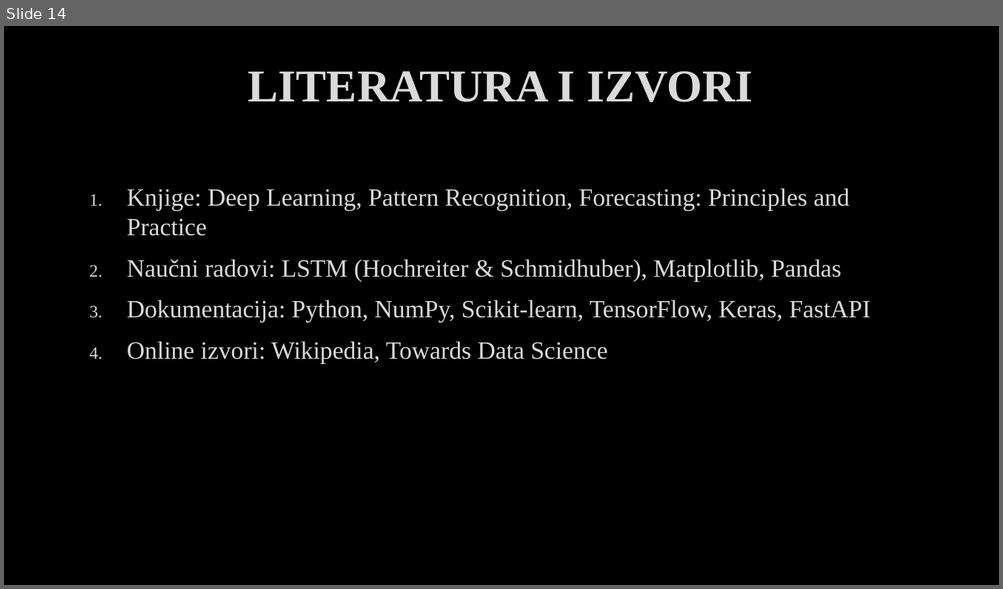
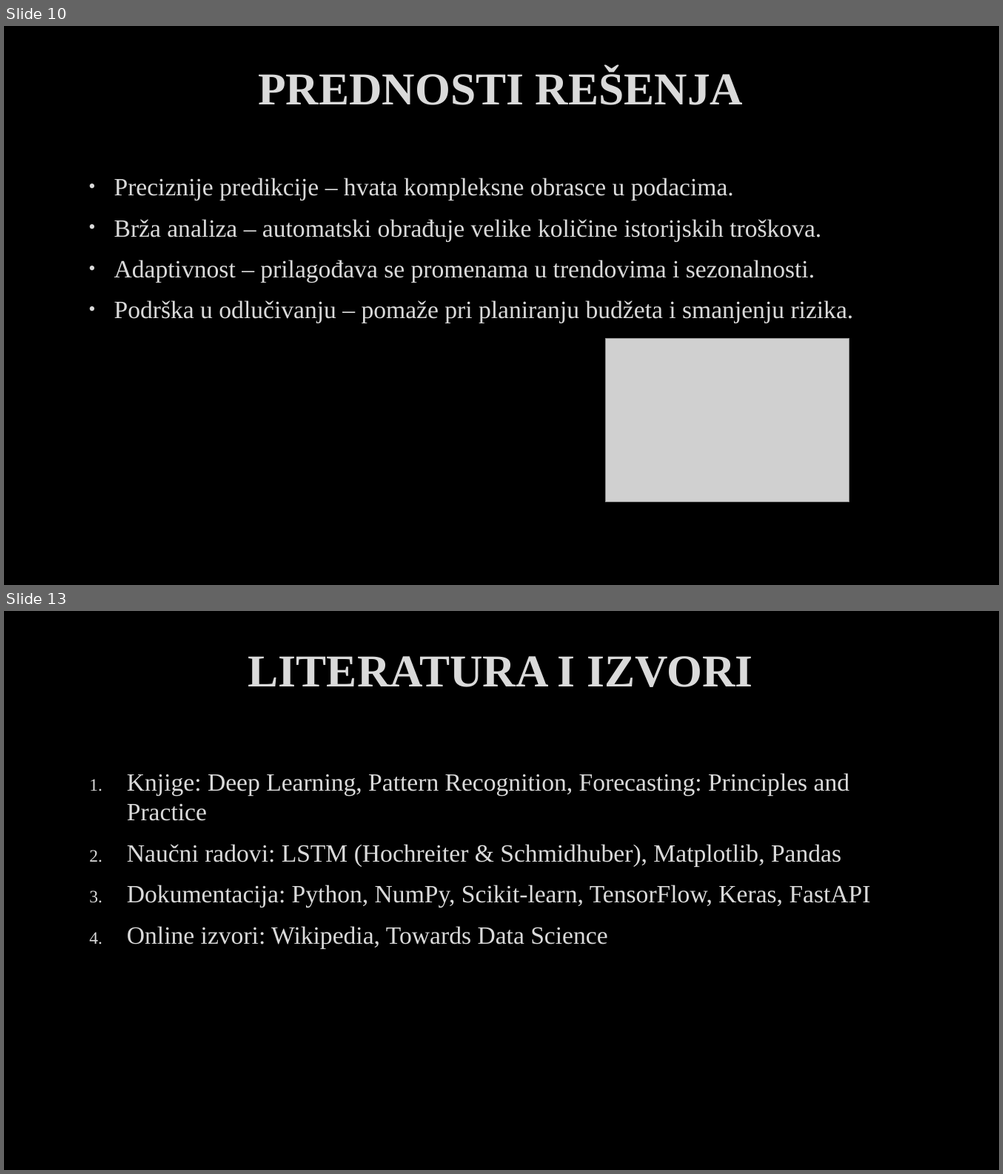
Before and after one commit to Vukasin211/AccountantAI, a slide deck: Izvestaj/Pametni sistem za praćenje i optimizaciju budžeta.pptx. Shown one above the other, each under a label of ours: slide 14 before the commit, slides 10 and 13 after it; the slides between them are not shown. The pictures are 1003x589 and 1003x1174 pixels, drawn with LibreOffice and Linux fonts; fonts in the diff are those of the drawing; grey boxes stand for pictures; background and template pictures are left out. Boxes give left, top, right and bottom in pixels: in the first picture for what was removed or moved away, otherwise in the second. Text is boxed around its words. In the diff, an @@ line names an element or a change of style, - is before the commit and + after.

```diff
--- a/Izvestaj/Pametni sistem za praćenje i optimizaciju budžeta.pptx
+++ b/Izvestaj/Pametni sistem za praćenje i optimizaciju budžeta.pptx
@@ slide 10 added at <box>4,26,999,585</box>, background picture (left out) @@
@@ title added at <box>258,69,743,105</box>, 44 pt, text #DADADA, bold @@
+PREDNOSTI REŠENJA
@@ text added at <box>114,178,854,323</box>, 24 pt, text #DADADA @@
+• Preciznije predikcije – hvata kompleksne obrasce u podacima.
+• Brža analiza – automatski obrađuje velike količine istorijskih troškova.
+• Adaptivnost – prilagođava se promenama u trendovima i sezonalnosti.
+• Podrška u odlučivanju – pomaže pri planiranju budžeta i smanjenju rizika.
@@ picture added at <box>606,338,849,503</box> @@
@@ what was slide 14 is now slide 13 @@
```
Also in this commit, not shown: 9 slides changed, 2 other slides added, 4 slides removed, 8 other files.
